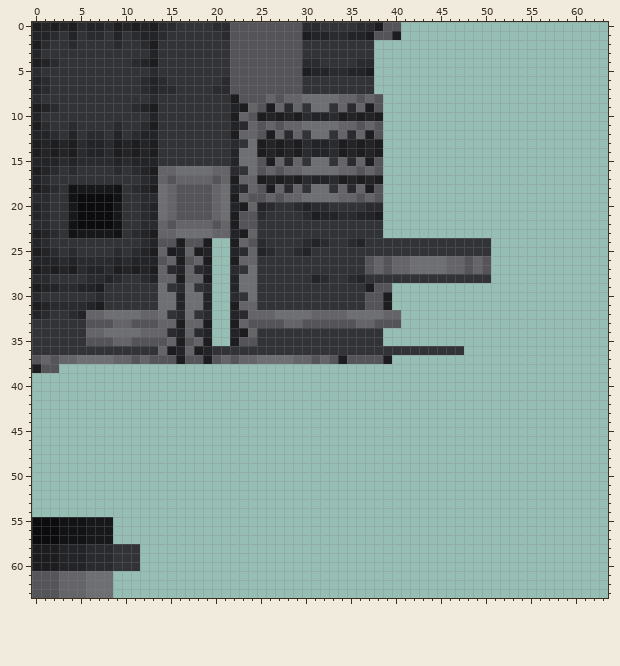
One commit to this pixel-art sprite: assets/minecraft/textures/gamula/cosmetics/hats/sombreroblack.png. The picture above was drawn from the file before the commit.
The file is 64x64 pixels.
Once edited:
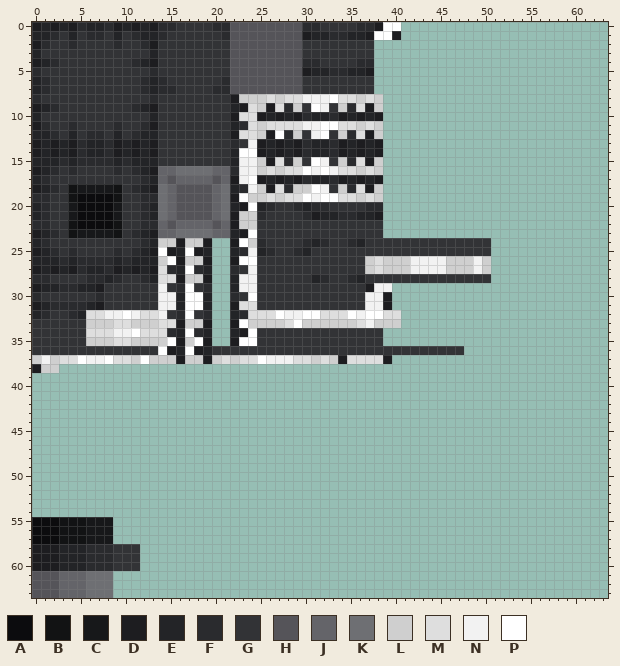
Palette (. is transparent): A #0c0c0e  B #121314  C #17181a  D #1d1d20  E #232427  F #2a2b2e  G #323336  H #555459  J #646469  K #6e6f73  L #cfcfcf  M #dedede  N #f2f2f2  P #ffffff
The edit:
y 0: x 39..40 HH -> PP
y 1: x 38..39 HH -> PP
y 8: x 23..38 HHHJHJJKKKKJJHJH -> LLLMLMMNNNPMMLML
y 9: x 24..25 JH -> ML; x 27 J -> M; x 29 J -> L; x 31..32 KK -> PN; x 34 J -> L; x 36 J -> M; x 38 H -> L
y 10: x 23..24 JH -> MM
y 11: x 24..38 JHJHJJKKKKJJHJH -> MLMMMMNNPPMMLML
y 12: x 23..25 JJH -> MML; x 27 J -> P; x 29 J -> L; x 31..32 KK -> NP; x 34 J -> L; x 36 J -> M; x 38 H -> L
y 13: x 24 K -> N
y 14: x 23..24 KK -> PP
y 15: x 23..25 KKH -> NNL; x 27 J -> M; x 29 J -> L; x 31..32 KK -> PN; x 34 J -> L; x 36 J -> M; x 38 H -> L
y 16: x 23..38 GKHJHJJKKKKJJHJH -> NNLMLMMPNPNMMLML
y 17: x 23..24 JJ -> NP
y 18: x 24..25 JH -> NL; x 27 J -> M; x 29..32 JGKK -> LLPN; x 34 J -> L; x 36 J -> M; x 38 H -> L
y 19: x 23..38 JHHJHJJKKKKJJHJH -> PLLMLMMPNPPMMLML
y 20: x 24 J -> P
y 21..22: x 23..24 HH -> LL
y 23: x 24 J -> P
y 24: x 14..15 HH -> LL; x 17..18 HH -> LL; x 23..24 JH -> PL
y 25: x 14 J -> P; x 17 J -> P; x 24 J -> N
y 26: x 14..15 HJ -> LP; x 17..18 HJ -> LL; x 23..24 JJ -> PP; x 37..50 HJHJJKKKKJJHJH -> LMLLLNNNNLLLNL
y 27: x 14 J -> M; x 17 J -> P; x 24 K -> N; x 37..50 HJHJJKKKKJJHJH -> LMLLLNNNNLLLNL
y 28: x 14..15 JJ -> MM; x 17..18 JJ -> LL; x 23..24 KK -> NN
y 29: x 14 K -> N; x 17 K -> P; x 23..24 KK -> NN; x 38..39 HH -> NN
y 30: x 14..15 KK -> NN; x 17..18 KK -> PP; x 24 K -> P; x 37..38 HH -> NN
y 31: x 14..15 KK -> NN; x 17..18 KK -> PP; x 23..24 JJ -> MM; x 37..38 HH -> NN
y 32: x 6..14 JJKKKKJJK -> MMNNPNMMN; x 17 K -> P; x 24..40 JJJKKKKJJJJKKKKJJ -> MMMPNNPPMMMPNPPMM
y 33: x 6..15 HHHJJHHHJJ -> LLLMMLLLMM; x 17..18 JJ -> LL; x 23..40 JHHHHJJHHHHHHJJHHH -> PLLLLMPLLLLLLMNLLL
y 34: x 6..14 JJKKKKJJJ -> MMMNNPMMM; x 17 J -> P; x 24 J -> P
y 35: x 6..15 HHHJJHHHHJ -> LLLMMLLLLP; x 17..18 HJ -> LP; x 23..24 HH -> PP
y 36: x 14 J -> P; x 17 J -> P
y 37: x 0..15 HJHJJKKKKJJHJHHH -> LNLMMPNNPMMLPLLL; x 17..18 HH -> LL; x 20..33 HJHJJKKKKJJHJH -> LMLMMPNNNMMLML; x 35..38 HHHH -> MMMM
y 38: x 1..2 HH -> LL
Where, in picture pixels (left, top, right, bottom), the same in both pictures:
changed: (374, 22, 401, 40)
changed: (32, 94, 491, 373)
